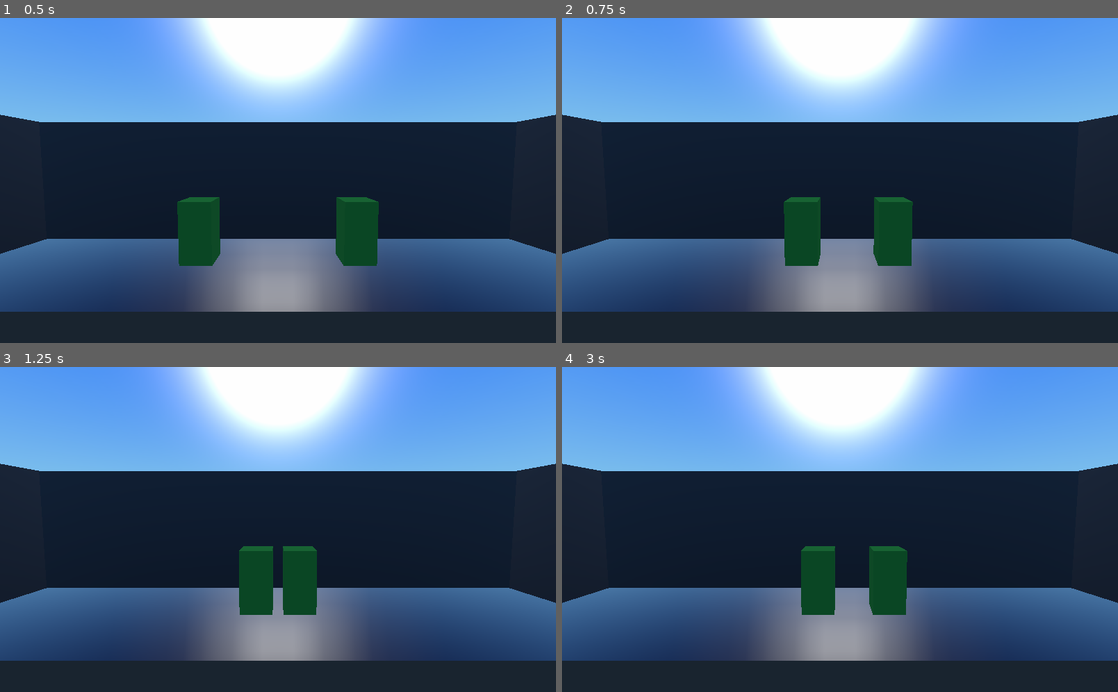
Above: before the commit, frames 1-4 (two rows, left to right).
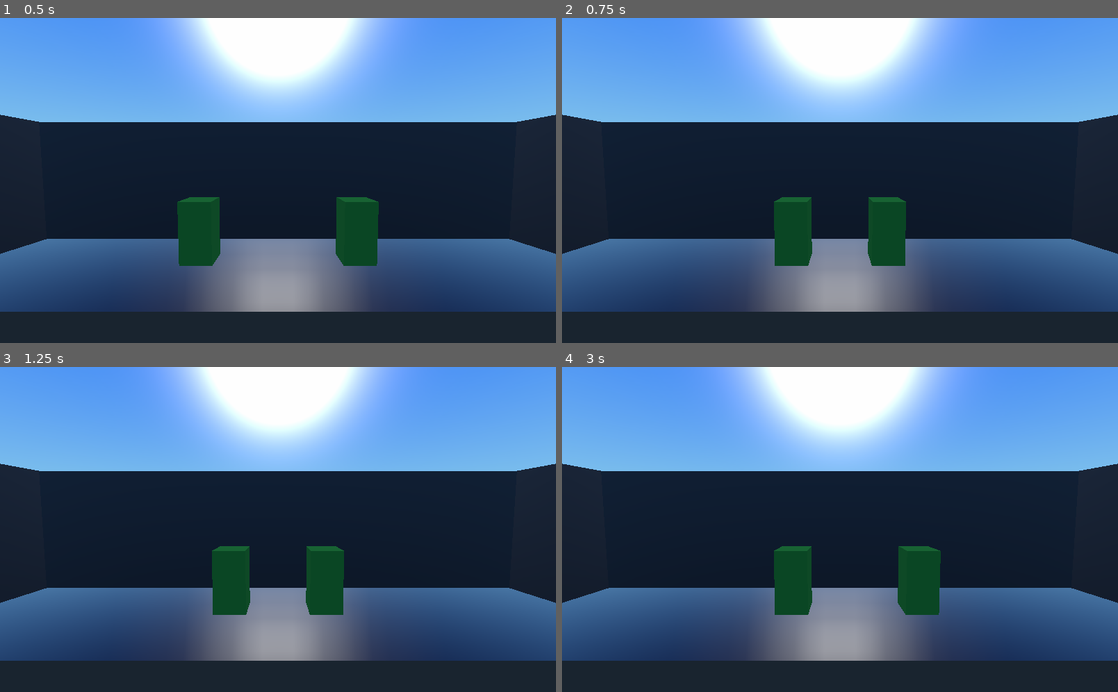
Above: after the commit, the same moments.

Repository: PARGroup/Movement-Test
Game: Godot game, scene res://scenes/Fight.tscn
Same seed, same stepped clock (60 frames per second), same inputs: the game is played once before the commit and once after it.
Inputs:
- Up to frame 1 (0.5 s): no input
- Up to frame 2 (0.75 s): tap Enter at 0.5 s; hold D (player1_move_right) from 0.53 s (still down); tap Left (player2_move_left) at 0.6 s
- Up to frame 3 (1.25 s): keep holding D (player1_move_right)
- Up to frame 4 (3 s): tap Space at 1.25, 2.75 s; release D (player1_move_right) at 1.28 s; hold A (player1_move_left) 1.28-2.03 s; tap Right (player2_move_right) at 1.35, 2.85 s; tap Enter at 2 s; hold D (player1_move_right) from 2.03 s (still down); tap Left (player2_move_left) at 2.1 s

Frame 1 is identical in both runs. In frame 2, 1.2% of the frame differs, in the area x 38-64%, y 55-77%; in frame 3, 3.8%; in frame 4, 4.3%, in the area x 38-69%, y 55-77%.

Commit message:
Made movement faster.
- Fixed particles.

Diff:
--- a/scenes/Player.gd
+++ b/scenes/Player.gd
@@ -11,8 +11,8 @@
 onready var particles = $Particles
 
 var IDLING = State.new(Vector3(0, 0, 0), 0, Vector3(0, 0, 0), StateType.IDLING)
-var DASHING = State.new(Vector3(14, 0, 0), 0.25, Vector3(5, 0, 0), StateType.DASHING)
-var KNOCKBACK = State.new(Vector3(5, 0, 0), 0.1, Vector3(5, 0, 0), StateType.KNOCKED_BACK)
+var DASHING = State.new(Vector3(20, 0, 0), 0.1, Vector3(10, 0, 0), StateType.DASHING)
+var KNOCKBACK = State.new(Vector3(10, 0, 0), 0.05, Vector3(5, 0, 0), StateType.KNOCKED_BACK)
 
 var acceleration = Vector3()
 var velocity = Vector3()
@@ -85,7 +85,6 @@
 func hit(attacker, knockbackScale):
 
 	particles.restart()
-	particles.set_emitting(true)
 
 	set_movement_state(self.KNOCKBACK, knockbackScale)
 
